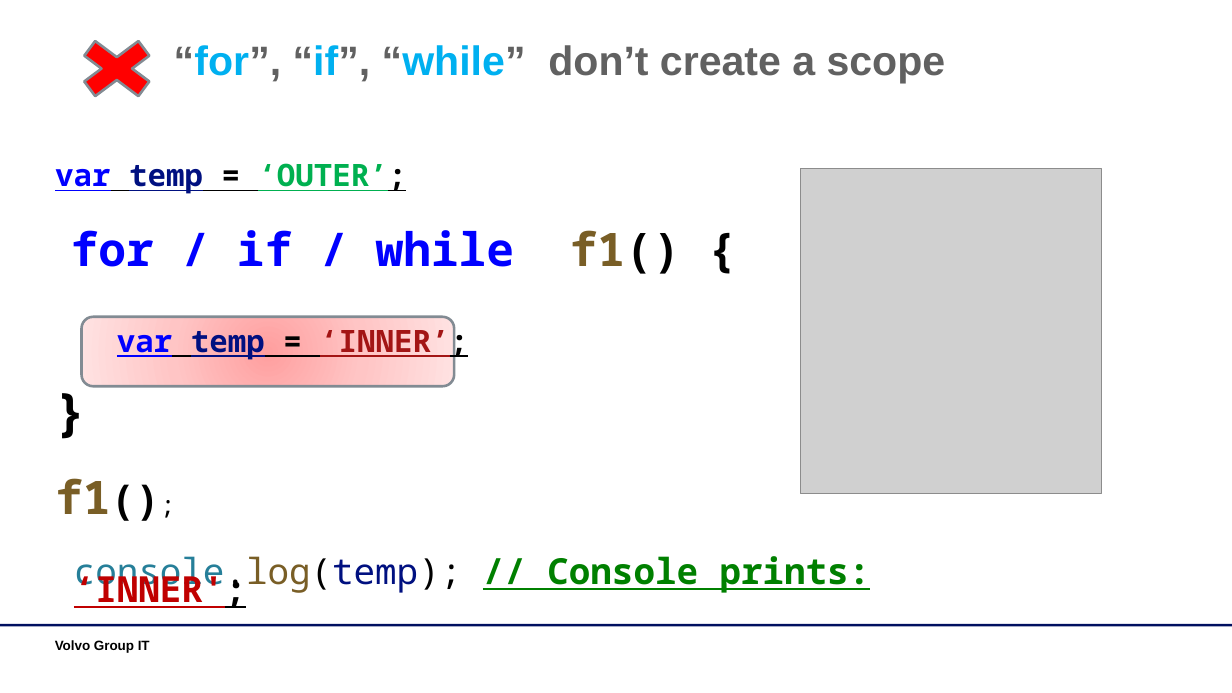
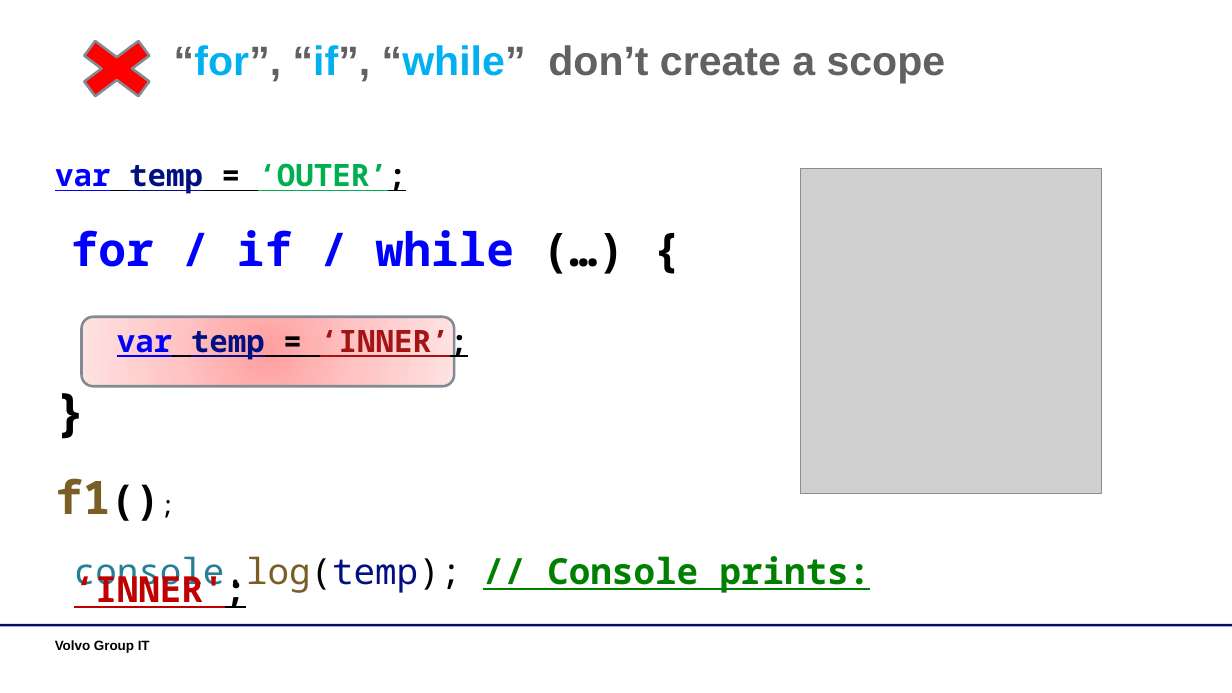
Before and after one commit to dankrz/JsTraining, a slide deck: slide 6 of JsTraining-presentation/JS Training.pptx. Drawn at 1232x693 pixels with LibreOffice and Linux fonts; fonts in the diff are those of the drawing; grey boxes stand for pictures; background and template pictures are left out. Boxes give left, top, right and bottom in pixels: in the first picture for what was removed or moved away, otherwise in the second. Text is boxed around its words. In the diff, an @@ line names an element or a change of style, - is before the commit and + after.

```diff
--- a/JsTraining-presentation/JS Training.pptx
+++ b/JsTraining-presentation/JS Training.pptx
@@ text at bbox=[71, 230, 515, 267]: text changed @@
-for / if / while f1() {
+for / if / while (…) {
```
Also in this commit, not shown: 10 other slides changed, 3 other files.
